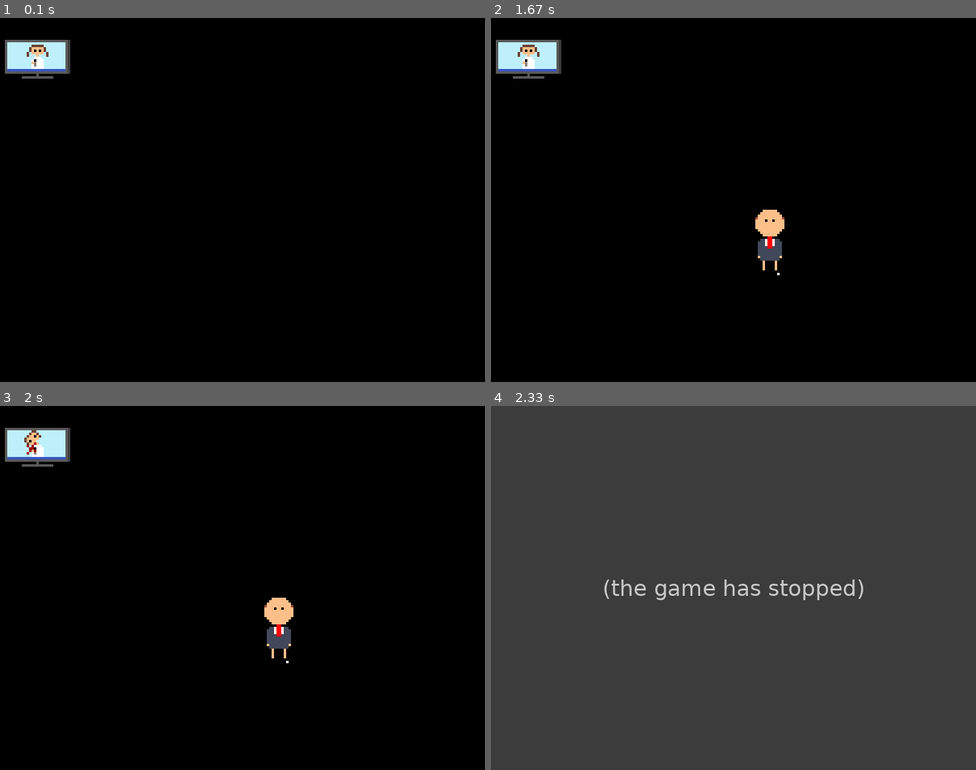
Above: before the commit, frames 1-4 (two rows, left to right).
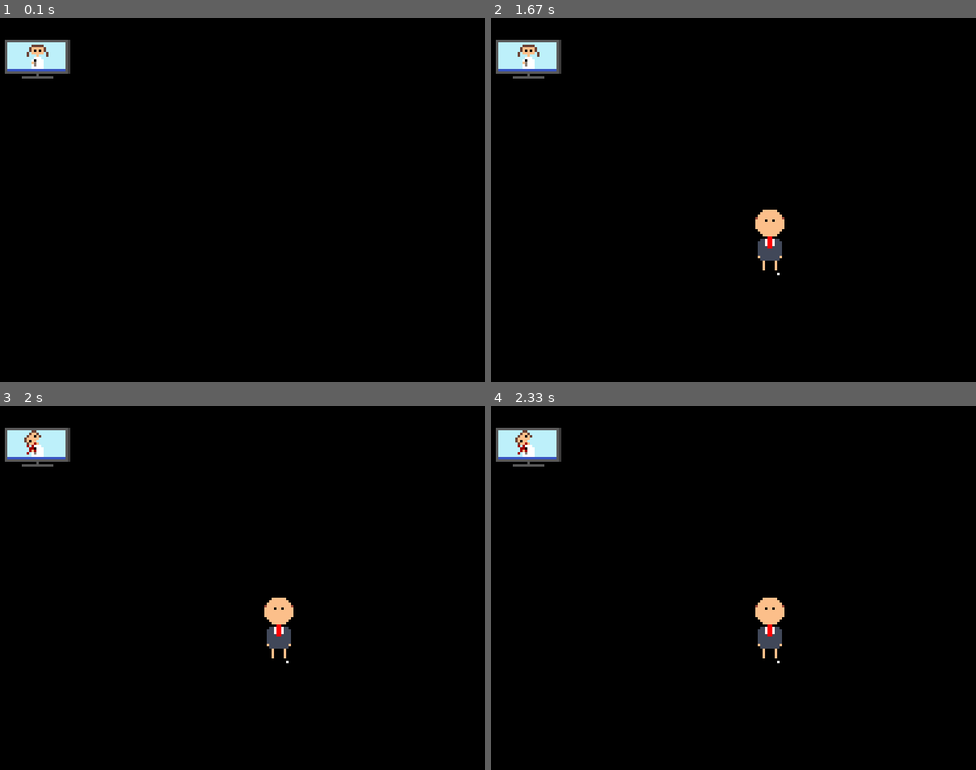
Above: after the commit, the same moments.

Repository: ShortBoiAidz/horse-tales
Game: pygame game, started from game.py
Two runs of this game, one before a commit and one after it. Both use one fixed random seed, a clock stepped at 60 frames per second and the inputs below.
Inputs:
- Up to frame 1 (0.1 s): no input
- Up to frame 2 (1.67 s): tap G at 0.33 s; tap Esc at 0.67 s
- Up to frame 3 (2 s): no input
- Up to frame 4 (2.33 s): tap 1 at 2 s

Frames 1-3 are identical in both runs. In frame 4, 100% of the frame differs, in the area x 0-100%, y 0-100%.
Error before the commit: AttributeError: type object 'Smirk' has no attribute 'dialog' (game.py line 38); the game stopped at 2 s (later frames are placeholders)

Commit message:
redid stuff

Diff:
--- a/data/components/characters.py
+++ b/data/components/characters.py
@@ -1,35 +1,48 @@
 import pygame as pg
-import sounds
+from data.components import sounds
+
+import random
 
 class Prank:
-	def __init__(self):
-		self.image = pg.image.load("assets/textures/characters/daniel_prank/idle.png")
-		self.x = 800 // 2
-		self.y = 600 // 2
+  def __init__(self):
+    self.image = pg.image.load("assets/textures/characters/daniel_prank/idle.png")
+    self.x = 800 // 2
+    self.y = 600 // 2
 
-	def draw(self, screen):
-		screen.blit(self.image, (self.x, self.y))
-		sounds.stopSounds()
-		sounds.danielPrankSound()
+  def draw(self, screen):
+    screen.blit(self.image, (self.x, self.y))
+    sounds.stopSounds()
+    sounds.danielPrankSound()
 
 class Rooster:
-	def __init__(self):
-		self.image = pg.image.load("assets\textures\characters\riley_rooster\idle.png")
-		self.x = 0
-		self.y = 0
+  def __init__(self):
+    self.image = pg.image.load("assets\textures\characters\riley_rooster\idle.png")
+    self.x = 0
+    self.y = 0
 
 class Smirk:
-	def __init__(self):
-		self.image = pg.image.load("assets/textures/characters/carleighe_smirk/idle.png")
-		self.image_shot = pg.image.load("assets/textures/characters/carleighe_smirk/shot.png")
-		self.x = 0
-		self.y = 0
+  def __init__(self):
+    self.image = pg.image.load("assets/textures/characters/carleighe_smirk/idle.png")
+    self.image_shot = pg.image.load("assets/textures/characters/carleighe_smirk/shot.png")
+    self.x = 0
+    self.y = 0
 
-	def draw(self, screen):
-		screen.blit(self.image, (self.x, self.y))
+  def draw(self, screen):
+    screen.blit(self.image, (self.x, self.y))
 
-	def draw_shot(self, screen):
-		sounds.smirkShotSound()
-		screen.blit(self.image_shot, (self.x, self.y))
-		pg.time.delay(1000)
-		sounds.sadSound()
+  def draw_shot(self, screen):
+    sounds.stopSounds()
+    sounds.smirkShotSound()
+    screen.blit(self.image_shot, (self.x, self.y))
+    pg.time.delay(1000)
+    sounds.sadSound()
+
+  def dialog():
+    voicelines = [
+      "Last night, there was a fire in the Bronx last night that killed people during the fire last night in the Bronx. They say they died due to the fire being too hot for their bodies. Bummer.",
+      "An unknown killer is loose in the town. For your own safety, stay inside and do not trust anyone.",
+      "My friend Bart says pasta isn't real. I told him that he's just thinking of 'Italian' people.",
+      "This is unrelated to any events, but I talked to my good friend Bart about his views on pineapples. He believes they aren't real. What an idiot.",
+      "Funny how pineapples are so unrelated to coffee."
+    ]
+    print(voicelines[random.randint(0, 5)])
--- a/game.py
+++ b/game.py
@@ -46,7 +46,7 @@
 screen = init_pygame()
 
 while True:
-	#keys = pg.key.get_pressed()
+	keys = pg.key.get_pressed()
 
 	process_logic()
 	draw_game()
